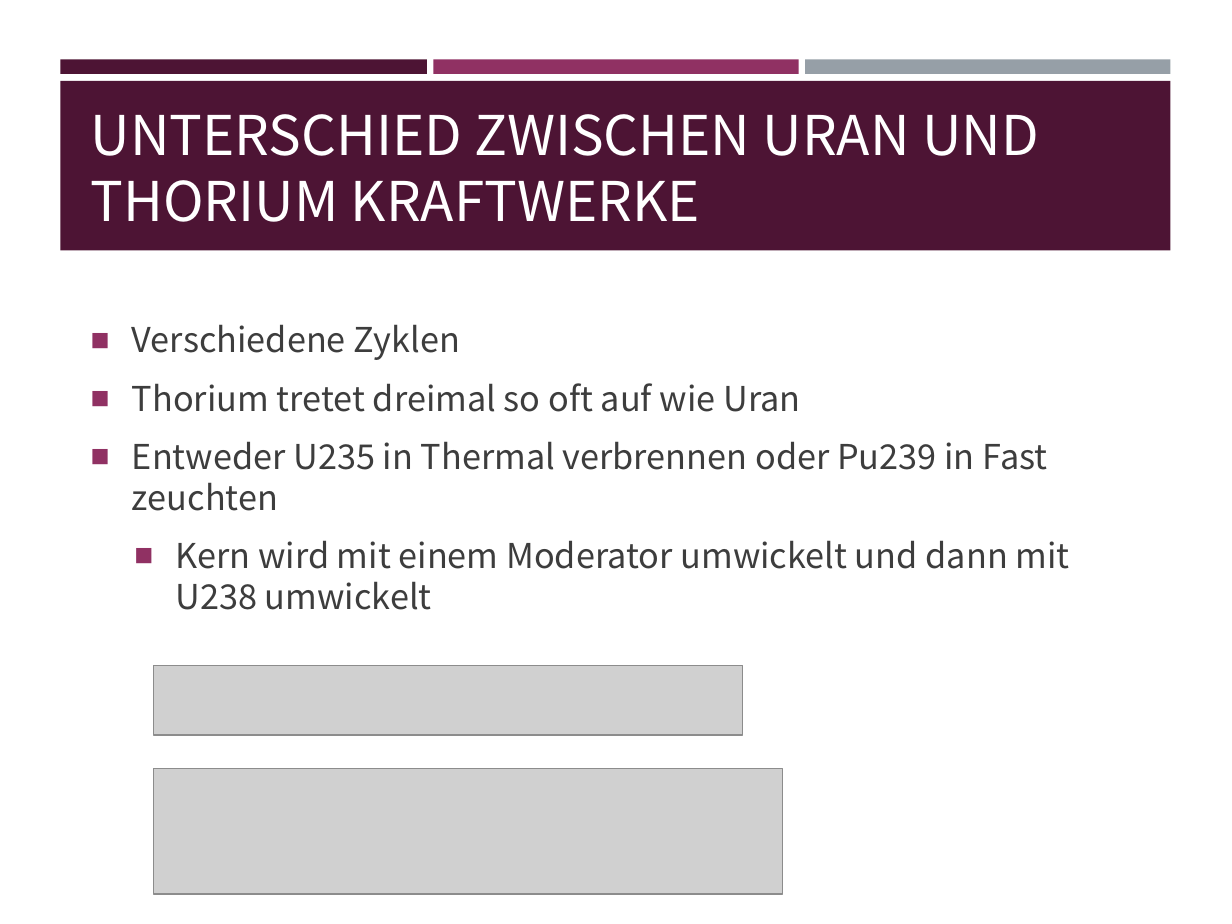
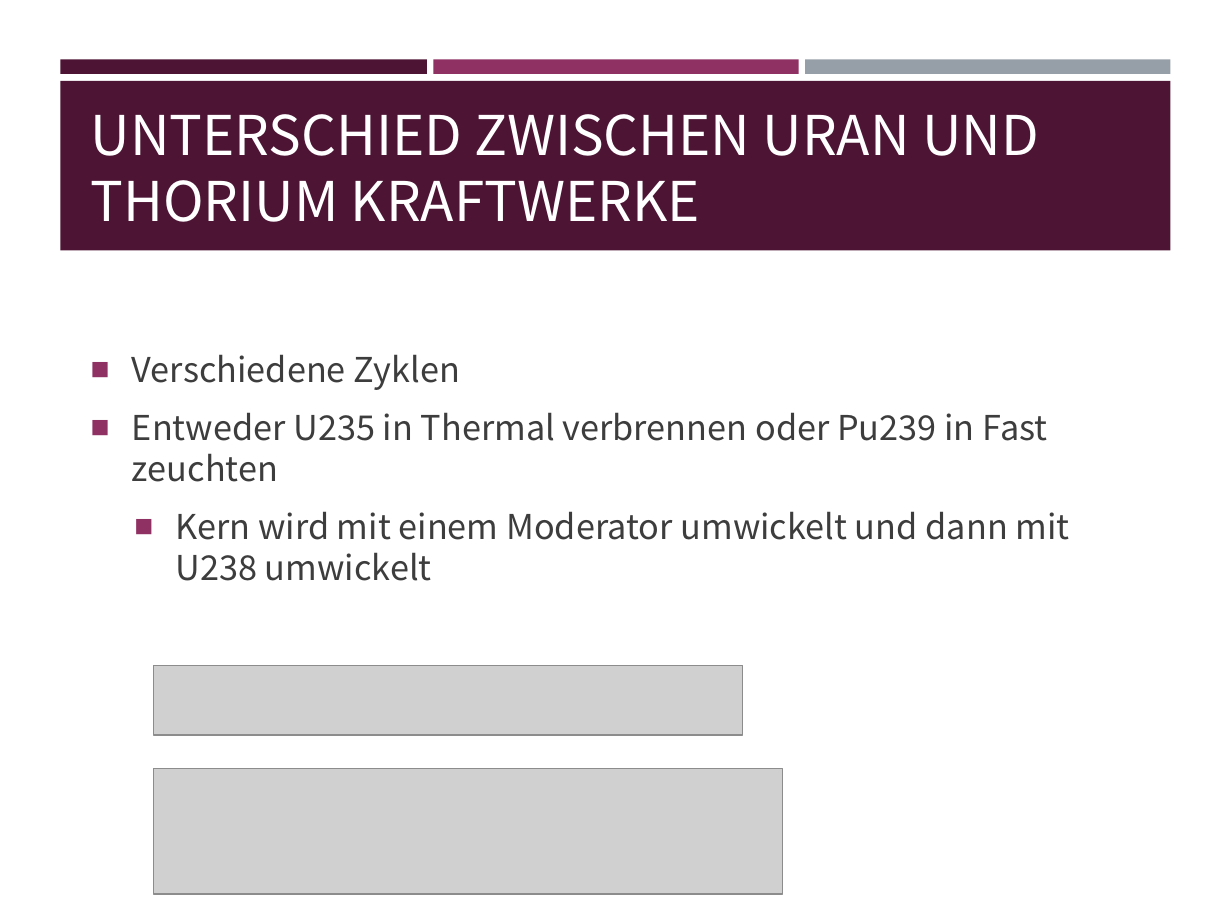
Before and after one commit to EnemyoftheFarmer/Thorium-Presentation, a slide deck: slide 14 of Thorium Reactors.pptx. Drawn at 1232x924 pixels with LibreOffice and Linux fonts; fonts in the diff are those of the drawing; grey boxes stand for pictures. Boxes give left, top, right and bottom in pixels: in the first picture for what was removed or moved away, otherwise in the second. Text is boxed around its words. In the diff, an @@ line names an element or a change of style, - is before the commit and + after.

```diff
--- a/Thorium Reactors.pptx
+++ b/Thorium Reactors.pptx
@@ text at (x1=132, y1=383, x2=800, y2=412): paragraph removed @@
-■ Thorium tretet dreimal so oft auf wie Uran
```
Also in this commit, not shown: 4 other slides changed, 1 slide added, 2 slides removed.
